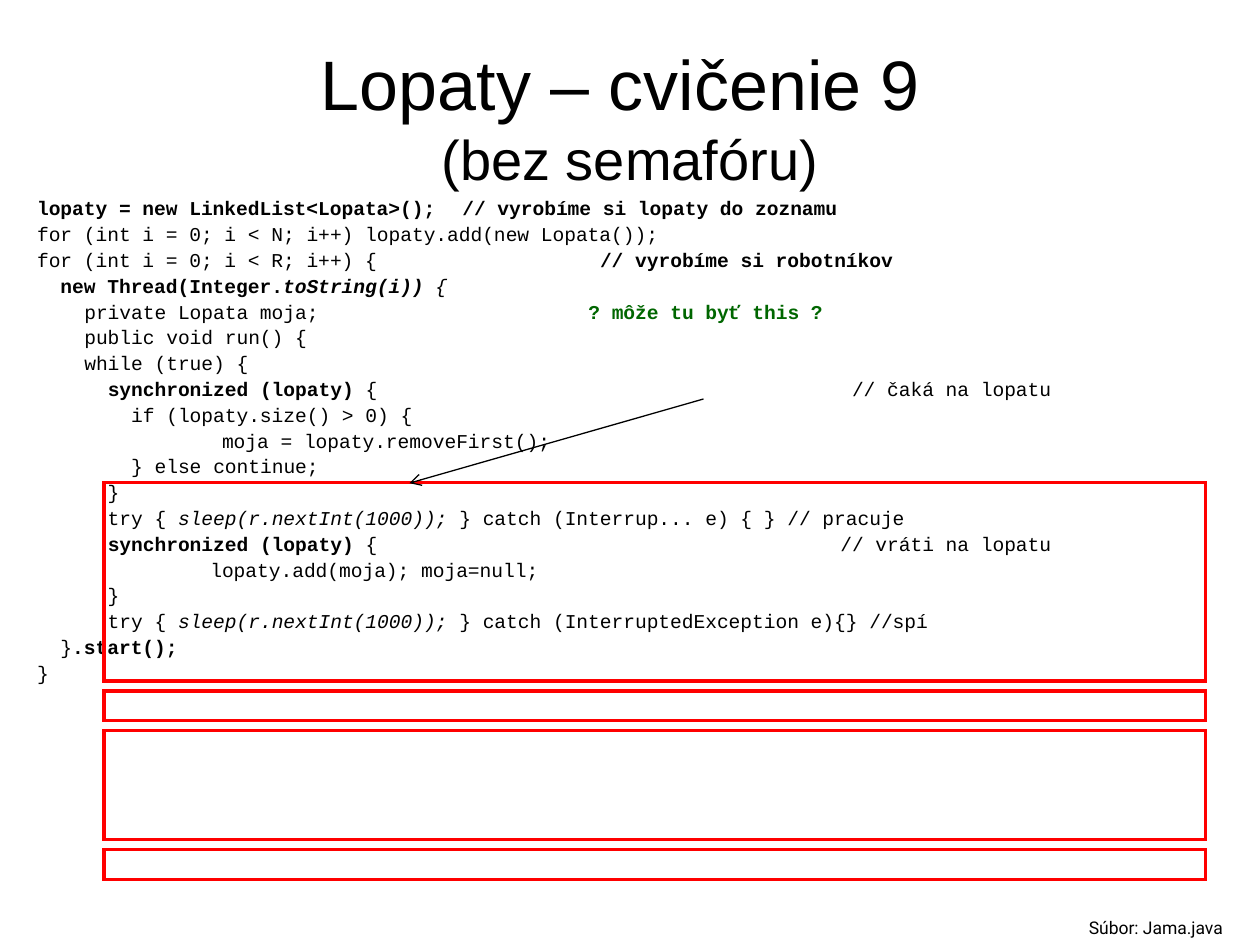
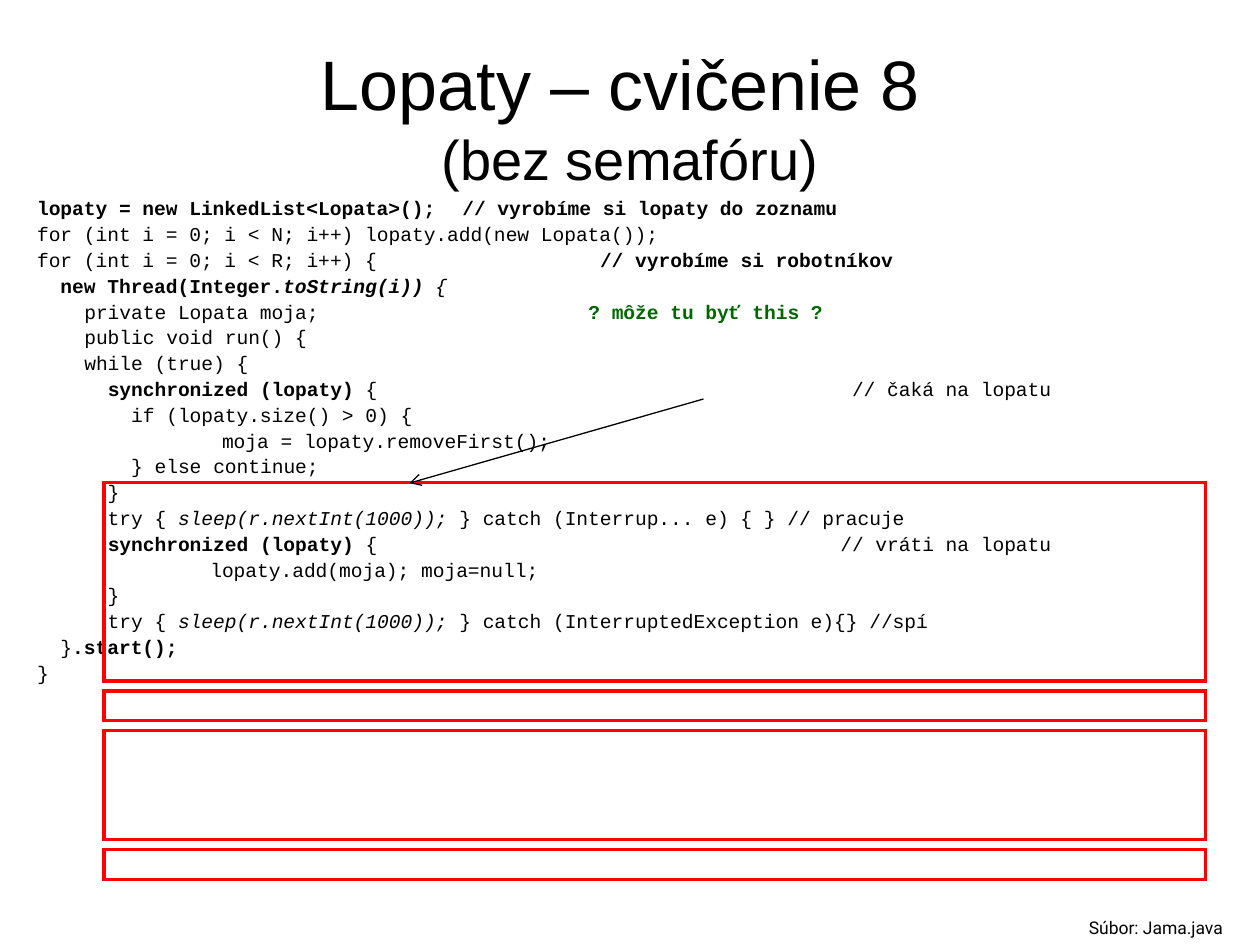
Before and after one commit to Programovanie4/Prednasky, a slide deck: slide 19 of 09/09_java.ppt. Drawn at 1260x945 pixels with LibreOffice and Linux fonts; fonts in the diff are those of the drawing. Boxes give left, top, right and bottom in pixels: in the first picture for what was removed or moved away, otherwise in the second. Text is boxed around its words. In the diff, an @@ line names an element or a change of style, - is before the commit and + after.

```diff
--- a/09/09_java.ppt
+++ b/09/09_java.ppt
@@ title at box(321, 59, 920, 191): text changed @@
-Lopaty – cvičenie 9
-(bez semafóru)
+Lopaty – cvičenie 8
+(bez semafóru)
```
Also in this commit, not shown: 5 other slides changed, 2 other files.
